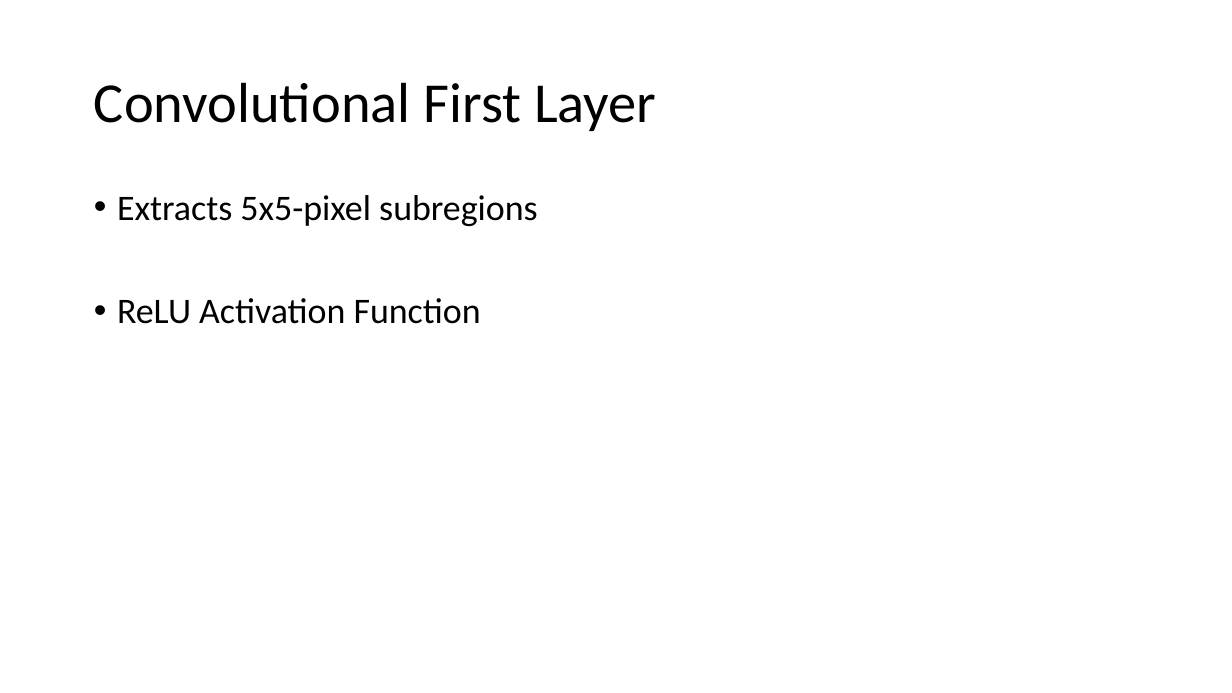
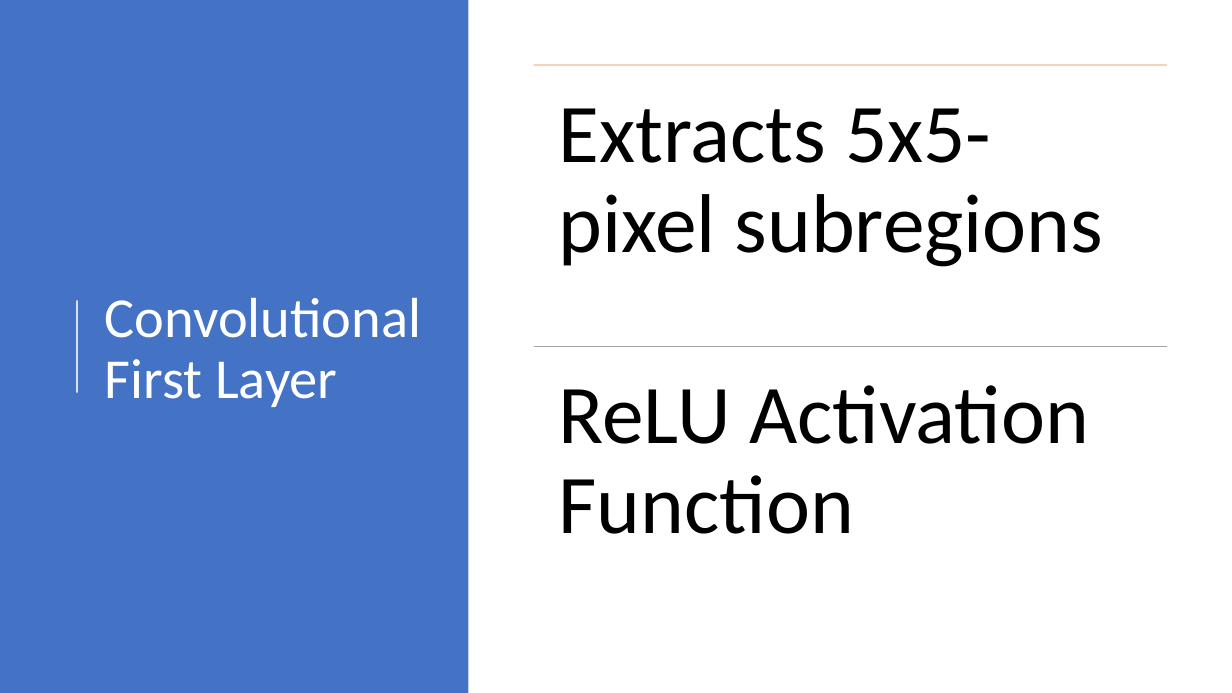
Before and after one commit to ChrisKalahiki/CNN-for-BelgiumTS-and-MNIST, a slide deck: slide 12 of RIPMazeRunner.pptx (slide 13 before the commit). Drawn at 1232x693 pixels with LibreOffice and Linux fonts; fonts in the diff are those of the drawing. Boxes give left, top, right and bottom in pixels: in the first picture for what was removed or moved away, otherwise in the second. Text is boxed around its words. In the diff, an @@ line names an element or a change of style, - is before the commit and + after.

```diff
--- a/RIPMazeRunner.pptx
+++ b/RIPMazeRunner.pptx
@@ rectangle added at bbox=[0, 0, 469, 693], fill #4472C4 @@
@@ title "Convolutional First Layer": place and size @@
-title "Convolutional First Layer" at bbox=[94, 82, 656, 131]
+title "Convolutional First Layer" at bbox=[105, 298, 422, 407]
@@ title "Convolutional First Layer" at bbox=[105, 298, 422, 407]: text colour #000000 to #FFFFFF @@
@@ text removed at bbox=[117, 195, 538, 324] @@
-• Extracts 5x5-pixel subregions
-• ReLU Activation Function
@@ line added from (77, 393) to (77, 300), #FFFFFF 1.5 pt @@
@@ group added at bbox=[533, 65, 1167, 534]: 2 lines, 2 texts @@
+Extracts 5x5-pixel subregions
+ReLU Activation Function
```
Also in this commit, not shown: 9 other slides changed, 2 slides added, 3 slides removed.
